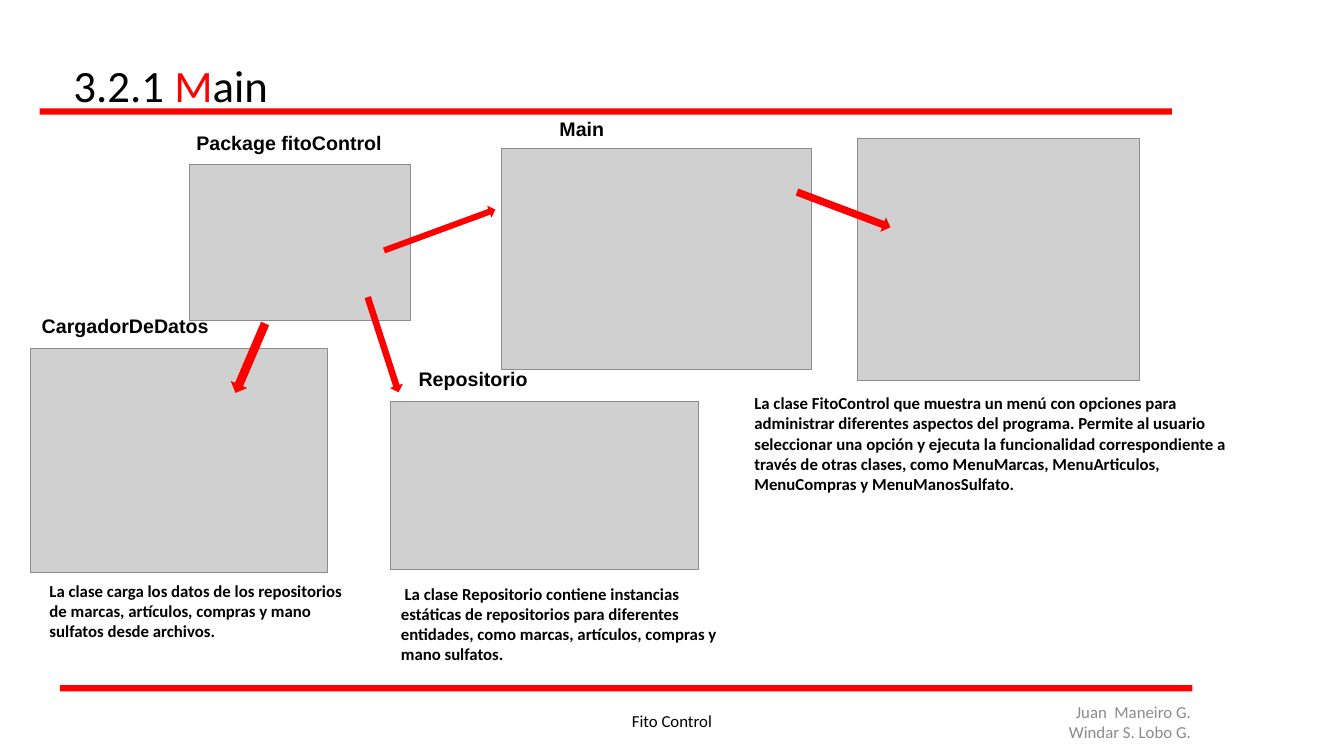
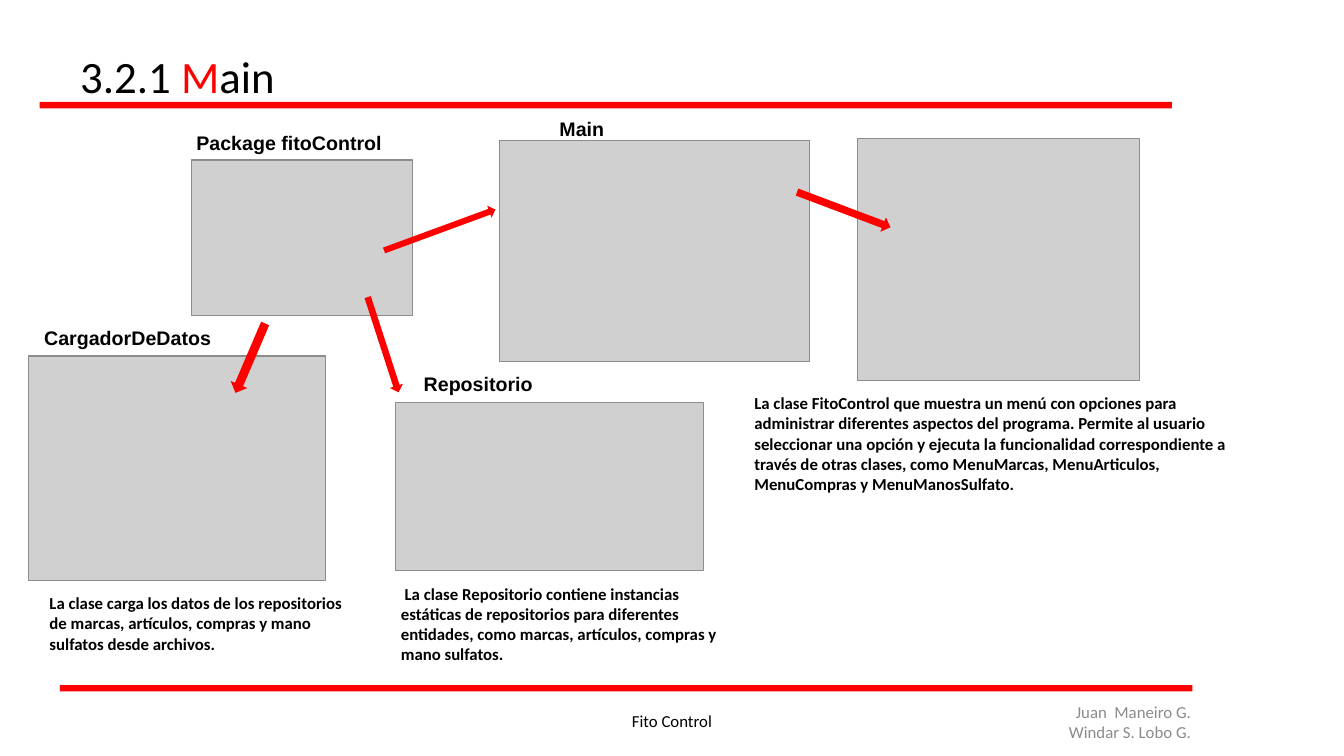
Before and after one commit to WindaLobo/FitoControl, a slide deck: slide 12 of FitoControl.pptx. Drawn at 1344x756 pixels with LibreOffice and Linux fonts; fonts in the diff are those of the drawing; grey boxes stand for pictures. Boxes give left, top, right and bottom in pixels: in the first picture for what was removed or moved away, otherwise in the second. Text is boxed around its words. In the diff, an @@ line names an element or a change of style, - is before the commit and + after.

```diff
--- a/FitoControl.pptx
+++ b/FitoControl.pptx
@@ text "3.2.1 Main": place and size @@
-text "3.2.1 Main" at <box>73,71,268,114</box>
+text "3.2.1 Main" at <box>80,62,275,105</box>
@@ rectangle: place and size @@
-rectangle at <box>39,108,1172,114</box>
+rectangle at <box>39,102,1172,108</box>
@@ picture: place and size @@
-picture at <box>502,148,813,370</box>
+picture at <box>500,140,811,362</box>
@@ picture: place and size @@
-picture at <box>190,164,410,321</box>
+picture at <box>192,160,412,317</box>
@@ text "CargadorDeDatos": place and size @@
-text "CargadorDeDatos" at <box>42,318,209,337</box>
+text "CargadorDeDatos" at <box>44,330,211,349</box>
@@ picture: place and size @@
-picture at <box>31,349,328,574</box>
+picture at <box>29,356,326,581</box>
@@ text "Repositorio": place and size @@
-text "Repositorio" at <box>419,371,528,390</box>
+text "Repositorio" at <box>424,376,533,395</box>
@@ picture: place and size @@
-picture at <box>391,401,699,570</box>
+picture at <box>396,402,704,571</box>
@@ text "La clase carga los datos ...": place and size @@
-text "La clase carga los datos ..." at <box>49,585,341,637</box>
+text "La clase carga los datos ..." at <box>49,597,341,650</box>
```
Also in this commit, not shown: 3 other slides changed, 2 other files.
